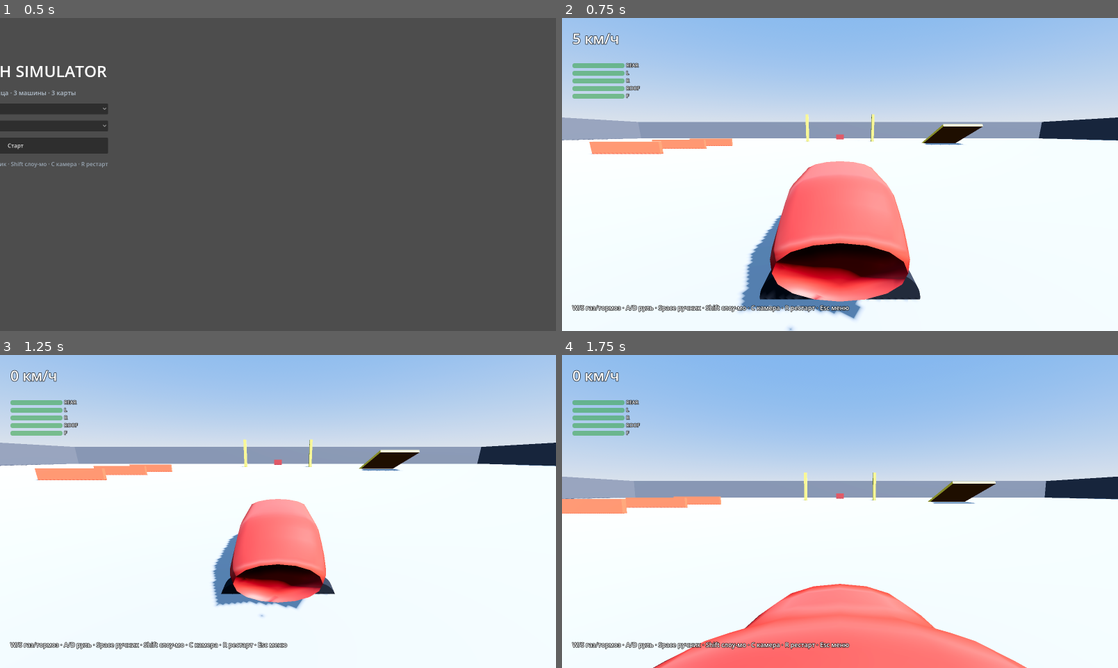
Above: before the commit, frames 1-4 (two rows, left to right).
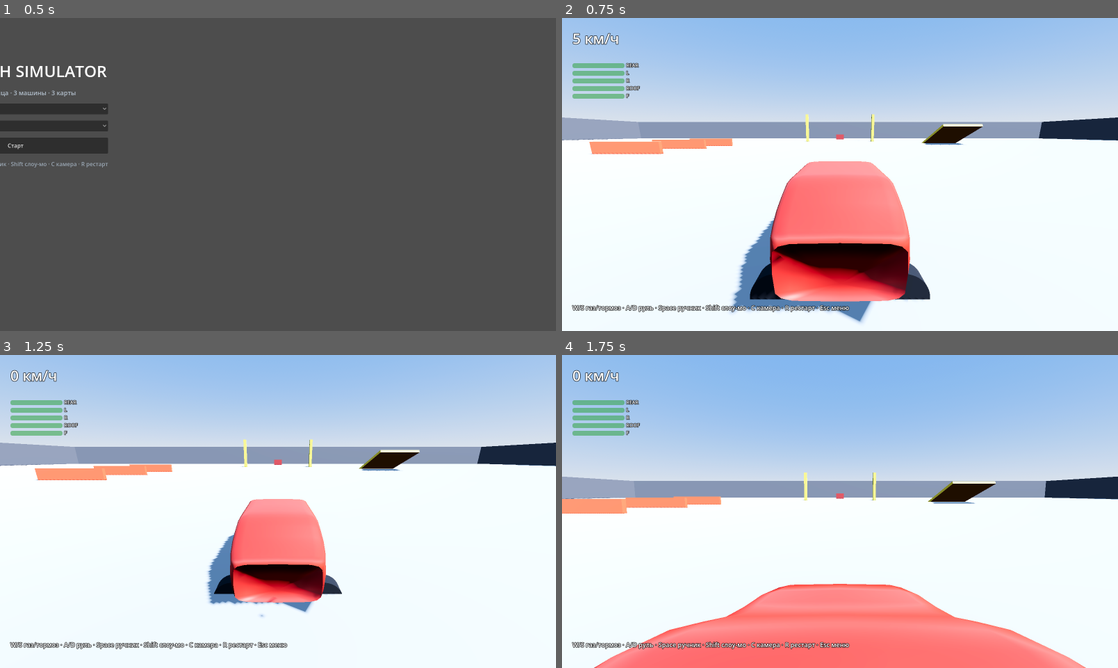
Above: after the commit, the same moments.

Repository: lightcodegit/carcrashsimulator
Game: Godot game, scene res://scenes/main_menu.tscn
Two runs of this game, one before a commit and one after it. Both use one fixed random seed, a clock stepped at 60 frames per second and the inputs below.
Inputs (mouse positions are in pixels of both pictures, inside the frame that each line leads up to):
- Up to frame 1 (0.5 s): no input
- Up to frame 2 (0.75 s): click "Старт" at 0.5 s
- Up to frame 3 (1.25 s): no input
- Up to frame 4 (1.75 s): move the mouse to (962, 495) at 1.27 s; hold D (steer_right) from 1.28 s (still down); hold C (cam_cycle) from 1.28 s (still down); click (962, 495) at 1.42 s

Frame 1 is identical in both runs. In frame 2, 4.0% of the frame differs, in the area x 30-67%, y 45-100%; in frame 3, 2.0%; in frame 4, 5.4%, in the area x 5-95%, y 73-100%.

Commit message:
feat(t12): README, supersquare body, inner plug, sport cabin; final suite green

Diff:
--- a/scripts/core/car_rig.gd
+++ b/scripts/core/car_rig.gd
@@ -55,12 +55,19 @@
 		piv.add_child(mi); _visual.add_child(piv)
 		_wheel_pivots.append(piv); _wheel_meshes.append(mi)
 	var wx := params.length * 0.32
-	var wz := params.width * 0.5 - 0.16
+	var wz := params.width * 0.5 - 0.02
 	var wy := -(params.height - 0.12) * 0.5 + 0.34
 	_wheel_pivots[0].position = Vector3(wx, wy, wz)
 	_wheel_pivots[1].position = Vector3(wx, wy, -wz)
 	_wheel_pivots[2].position = Vector3(-wx, wy, wz)
 	_wheel_pivots[3].position = Vector3(-wx, wy, -wz)
+	var inner := MeshInstance3D.new()
+	var ibm := BoxMesh.new()
+	ibm.size = Vector3(params.length * 0.8, params.height * 0.5, params.width * 0.72)
+	var im := StandardMaterial3D.new(); im.albedo_color = Color(0.1, 0.1, 0.12)
+	ibm.material = im; inner.mesh = ibm
+	inner.position = Vector3(0, -params.height * 0.12, 0)
+	chassis.add_child(inner)
 	shell = SoftShell.new()
 	add_child(shell)
 	shell.setup(ShellBuilder.build(p), chassis, p)
--- a/scripts/core/shell_builder.gd
+++ b/scripts/core/shell_builder.gd
@@ -20,11 +20,15 @@
 		for i in P:
 			var th := float(i) / P * TAU
 			var cs := cos(th); var sn := sin(th)
-			var y := body_cy + body_ry * cs * taper
-			var z := body_rz * sn * taper
+			# суперэллипс: скруглённый параллелепипед вместо яйца
+			var se := 0.35
+			var csx := signf(cs) * pow(absf(cs), se)
+			var snx := signf(sn) * pow(absf(sn), se)
+			var y := body_cy + body_ry * csx * taper
+			var z := body_rz * snx * taper
 			if cs > 0.0:
-				y = lerp(y, cab_cy + cab_ry * cs, blend)
-				z = lerp(z, cab_rz * sn, blend)
+				y = lerp(y, cab_cy + cab_ry * csx, blend)
+				z = lerp(z, cab_rz * snx, blend)
 			spec.points.append(Vector3(x, maxf(y, p.gc * 0.4) + spec.y_off, z))
 			spec.zones.append(_zone_for(x, cs, sn, blend, half_l))
 	var nose_idx := spec.points.size()
--- a/scripts/core/vehicle_db.gd
+++ b/scripts/core/vehicle_db.gd
@@ -23,7 +23,7 @@
 			p.mass = 1050; p.accel_max = 11.0; p.vmax_kmh = 210; p.brake_decel = 26
 			p.steer_rate_deg = 42; p.grip = 9.0
 			p.length = 4.2; p.width = 1.9; p.height = 1.15; p.gc = 0.22
-			p.body_h = 0.52; p.roof_h = 0.41; p.cab_x0 = -0.9; p.cab_x1 = 0.5
+			p.body_h = 0.52; p.roof_h = 0.41; p.cab_x0 = -1.3; p.cab_x1 = 0.05
 			p.sections = 18; p.k_struct = 0.8; p.k_anchor = 1.0
 			p.break_strain = 0.16; p.shell_color = Color(0.85, 0.75, 0.2)
 		_:
Not shown, changed: .tmp_vis.log
